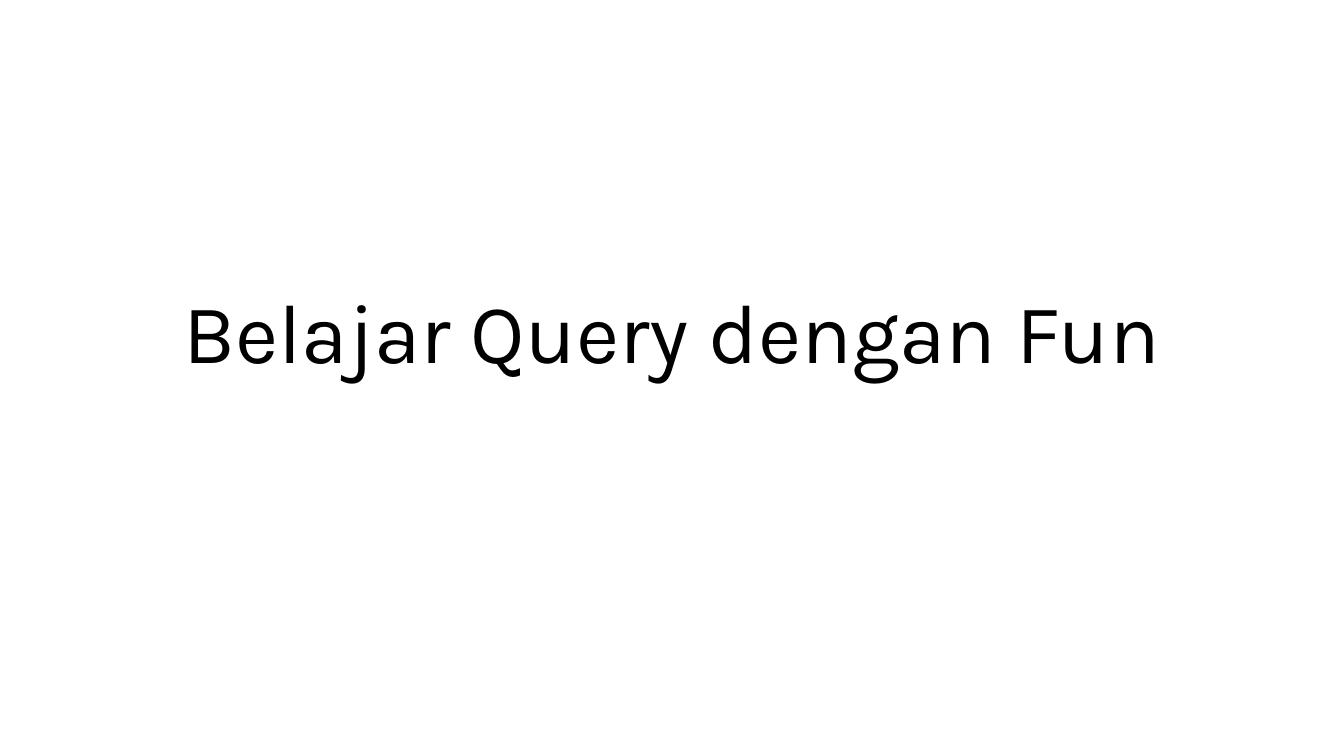
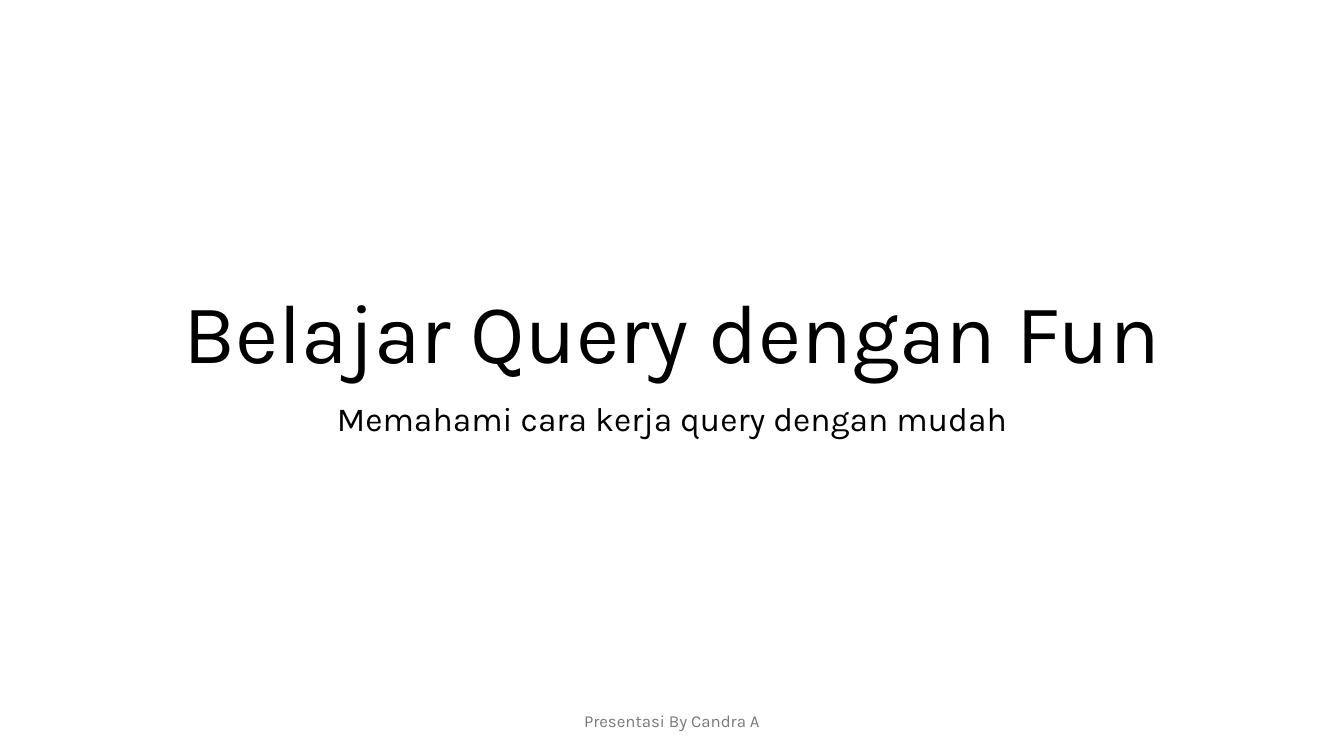
Before and after one commit to candraananta/querycoursecandra, a slide deck: slide 1 of Presentasi Materi Basic Query.pptx. Drawn at 1344x756 pixels with LibreOffice and Linux fonts; fonts in the diff are those of the drawing. Boxes give left, top, right and bottom in pixels: in the first picture for what was removed or moved away, otherwise in the second. Text is boxed around its words. In the diff, an @@ line names an element or a change of style, - is before the commit and + after.

```diff
--- a/Presentasi Materi Basic Query.pptx
+++ b/Presentasi Materi Basic Query.pptx
@@ subtitle added at (337,408,1006,440), 24 pt, text #000000 @@
+Memahami cara kerja query dengan mudah
@@ text added at (584,715,760,731), 12 pt, text #797979 @@
+Presentasi By Candra A
```
Also in this commit, not shown: 15 other slides changed, 4 slides added.
